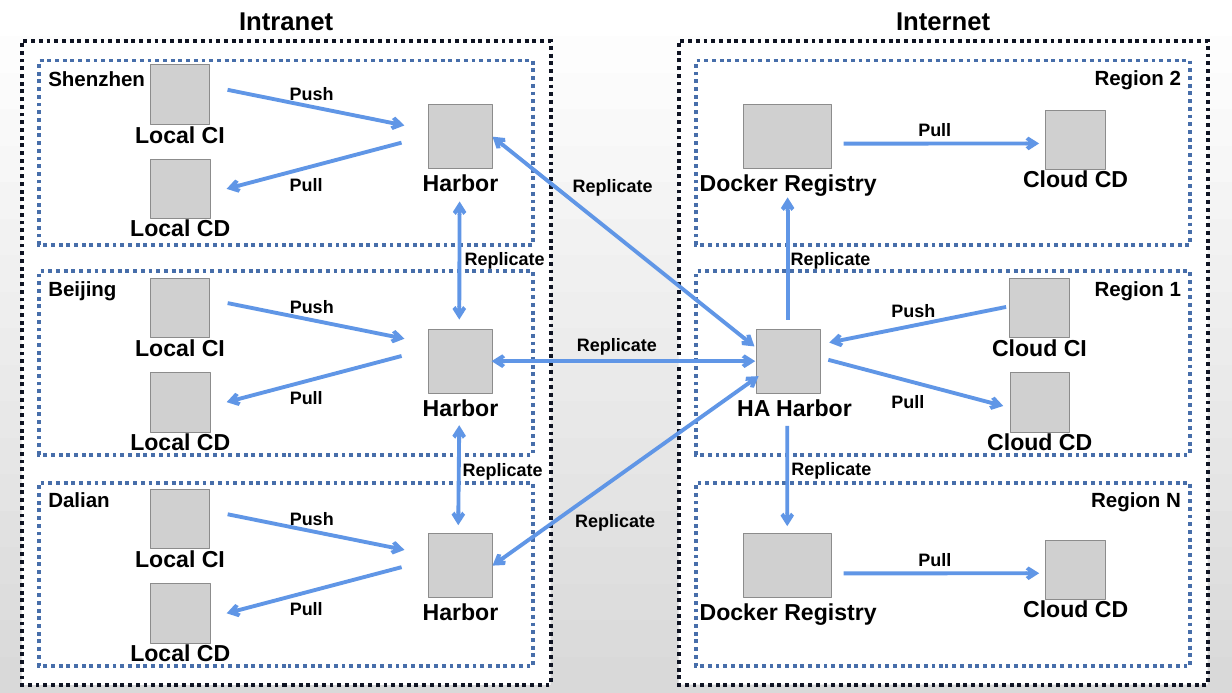
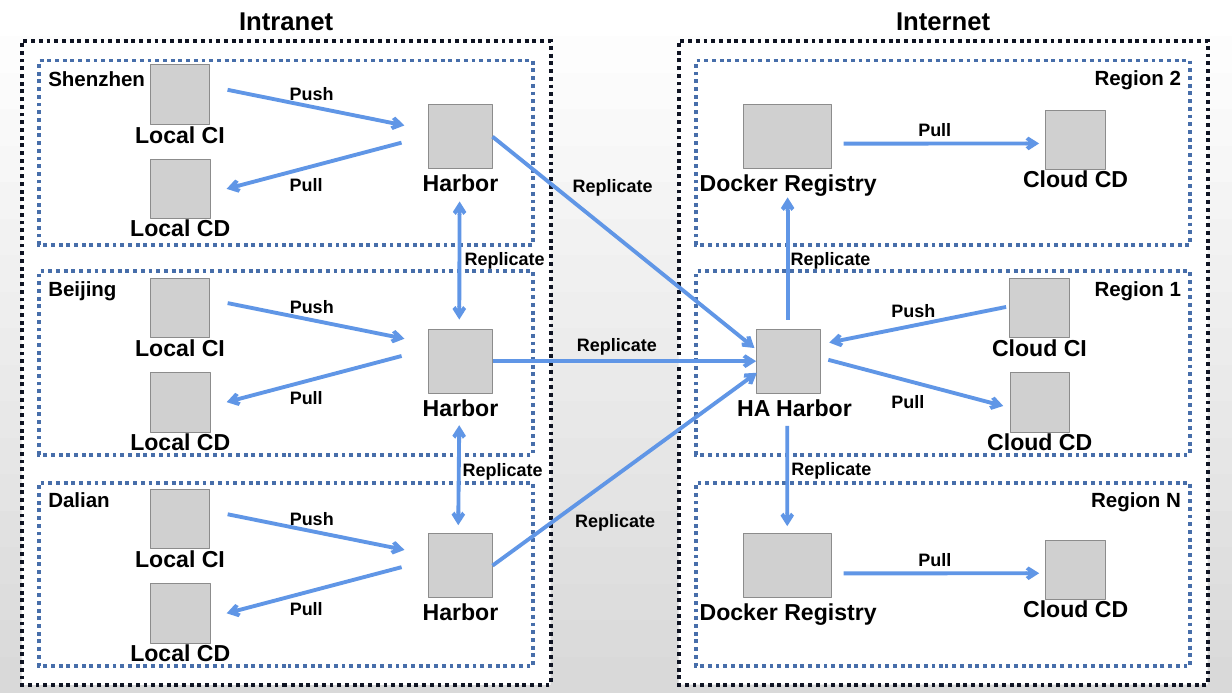
Before and after one commit to HuangDi1234/Doc, a slide deck: slide 5 of harbor_img/architecture.pptx. Drawn at 1232x693 pixels with LibreOffice and Linux fonts; fonts in the diff are those of the drawing; grey boxes stand for pictures. Boxes give left, top, right and bottom in pixels: in the first picture for what was removed or moved away, otherwise in the second. Text is boxed around its words. In the diff, an @@ line names an element or a change of style, - is before the commit and + after.

```diff
--- a/harbor_img/architecture.pptx
+++ b/harbor_img/architecture.pptx
@@ double arrow (493, 137) - (755, 348): double arrow to arrow @@
@@ double arrow (493, 361) - (756, 361): double arrow to arrow @@
@@ double arrow moved from (493, 566) - (759, 376) to (493, 566) - (757, 372) @@
@@ double arrow (493, 566) - (757, 372): double arrow to arrow @@
```
Also in this commit, not shown: 2 other slides changed, 4 slides added, 1 other file.
